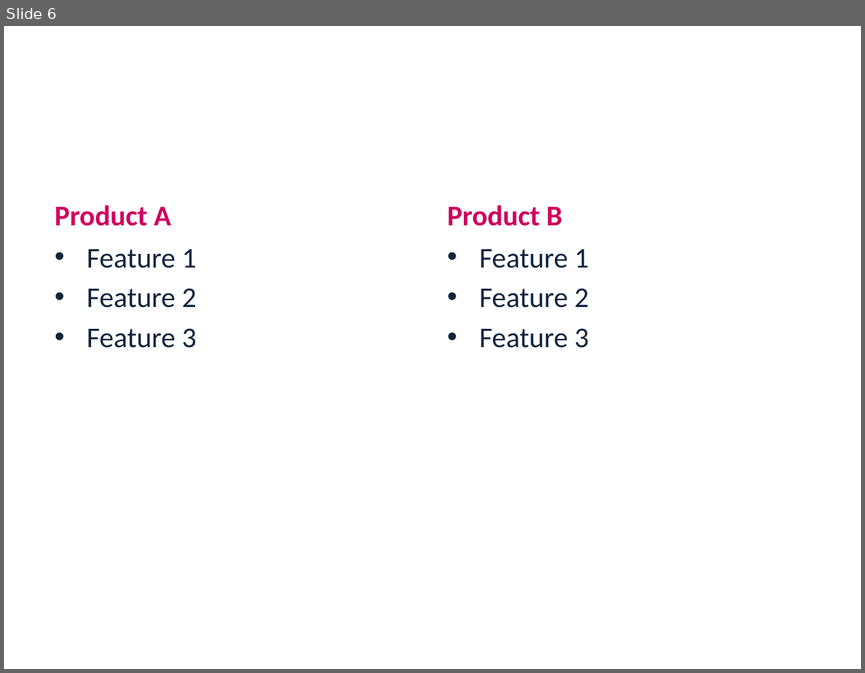
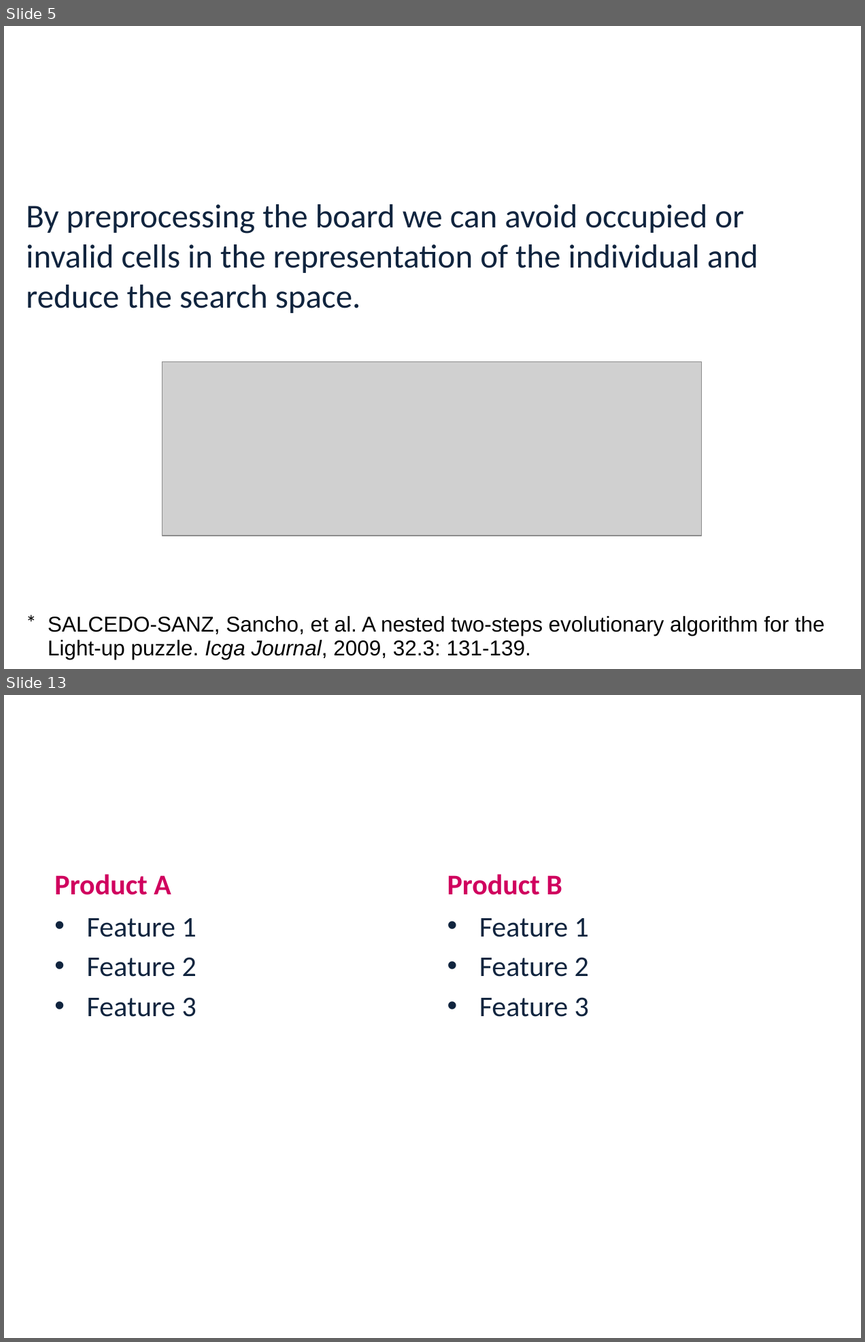
Before and after one commit to LironAvr/EvolutionaryLightsUp, a slide deck: presentation.pptx. Shown one above the other, each under a label of ours: slide 6 before the commit, slides 5 and 13 after it; the slides between them are not shown. The pictures are 865x673 and 865x1342 pixels, drawn with LibreOffice and Linux fonts; fonts in the diff are those of the drawing; grey boxes stand for pictures; background and template pictures are left out. Boxes give left, top, right and bottom in pixels: in the first picture for what was removed or moved away, otherwise in the second. Text is boxed around its words. In the diff, an @@ line names an element or a change of style, - is before the commit and + after.

```diff
--- a/presentation.pptx
+++ b/presentation.pptx
@@ slide 5 added at [4, 26, 861, 669], background picture (left out) @@
@@ title added at [46, 89, 817, 132], 32.4 pt, text #FFFFFF @@
+Pre Processing
@@ text added at [26, 204, 758, 313], 28 pt, text #0F243E @@
+By preprocessing the board we can avoid occupied or invalid cells in the representation of the individual and reduce the search space.
@@ picture added at [162, 362, 702, 536] @@
@@ text added at [18, 605, 676, 639], 18 pt, text #000000 @@
+*
@@ table added at [39, 605, 840, 669], 1 rows, 1 columns @@
+SALCEDO-SANZ, Sancho, et al. A nested two-steps evolutionary algorithm for the Light-up puzzle. Icga Journal, 2009, 32.3: 131-139.
@@ what was slide 6 is now slide 13 @@
```
Also in this commit, not shown: 7 other slides added, 1 slide removed.
